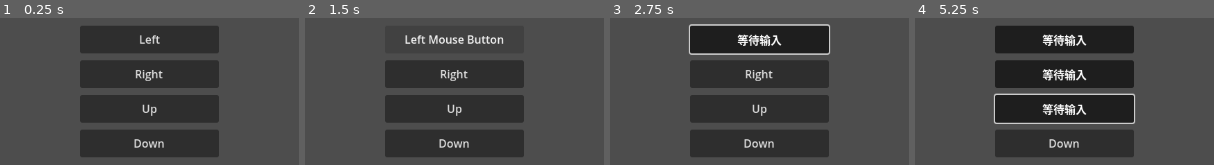
Above: before the commit, frames 1-4 (left to right).
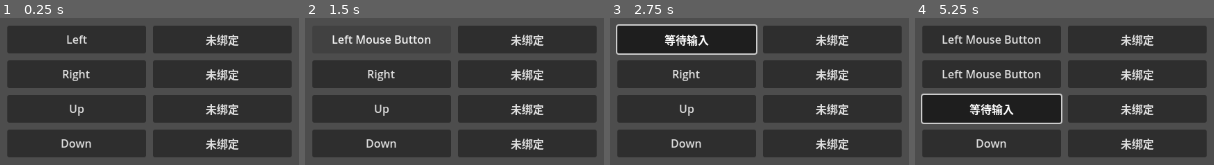
Above: after the commit, the same moments.

Repository: ER-MA/Godot-CameraController
Game: Godot game, scene res://remapper/InputMapper.tscn
Two runs of this game, one before a commit and one after it. Both use one fixed random seed, a clock stepped at 60 frames per second and the inputs below. This scene is started directly instead of the project's main scene.
Inputs:
- Up to frame 1 (0.25 s): no input
- Up to frame 2 (1.5 s): click "Left" at 0.5 s; click "等待输入" at 1.25 s
- Up to frame 3 (2.75 s): click "Left Mouse Button" at 2 s
- Up to frame 4 (5.25 s): click "Right" at 2.75 s; click "等待输入" at 3.5 s; click "Left Mouse Button" at 4.25 s; click "Up" at 5 s

The runs differ from the first frame. In frame 1, 38% of the frame differs, in the area x 2-98%, y 5-95%; in frame 2, 35%; in frame 3, 40%; in frame 4, 41%.

Commit message:
fix(InputRemapper): 修复自定义按键按钮焦点BUG，优化整体处理逻辑；

Diff:
--- a/remapper/InputMapper.tscn
+++ b/remapper/InputMapper.tscn
@@ -28,73 +28,145 @@
 grow_vertical = 2
 script = ExtResource("1_e1wqx")
 
-[node name="CameraLeft" type="Button" parent="." node_paths=PackedStringArray("input_mapper")]
+[node name="CameraLeft0" type="Button" parent="." node_paths=PackedStringArray("input_mapper")]
 layout_mode = 1
 anchors_preset = 8
 anchor_left = 0.5
 anchor_top = 0.5
 anchor_right = 0.5
 anchor_bottom = 0.5
-offset_left = -100.0
+offset_left = -205.0
 offset_top = -95.0
-offset_right = 100.0
+offset_right = -5.0
 offset_bottom = -55.0
 grow_horizontal = 2
 grow_vertical = 2
 script = ExtResource("1_tl1yr")
 input_mapper = NodePath("..")
-action = "camera_left"
+rebind_action = "camera_left"
 
-[node name="CameraRight" type="Button" parent="." node_paths=PackedStringArray("input_mapper")]
+[node name="CameraRight0" type="Button" parent="." node_paths=PackedStringArray("input_mapper")]
 layout_mode = 1
 anchors_preset = 8
 anchor_left = 0.5
 anchor_top = 0.5
 anchor_right = 0.5
 anchor_bottom = 0.5
-offset_left = -100.0
+offset_left = -205.0
 offset_top = -45.0
-offset_right = 100.0
+offset_right = -5.0
 offset_bottom = -5.0
 grow_horizontal = 2
 grow_vertical = 2
 script = ExtResource("1_tl1yr")
 input_mapper = NodePath("..")
-action = "camera_right"
+rebind_action = "camera_right"
 
-[node name="CameraUp" type="Button" parent="." node_paths=PackedStringArray("input_mapper")]
+[node name="CameraUp0" type="Button" parent="." node_paths=PackedStringArray("input_mapper")]
 layout_mode = 1
 anchors_preset = 8
 anchor_left = 0.5
 anchor_top = 0.5
 anchor_right = 0.5
 anchor_bottom = 0.5
-offset_left = -100.0
+offset_left = -205.0
 offset_top = 5.0
-offset_right = 100.0
+offset_right = -5.0
 offset_bottom = 45.0
 grow_horizontal = 2
 grow_vertical = 2
 script = ExtResource("1_tl1yr")
 input_mapper = NodePath("..")
-action = "camera_up"
+rebind_action = "camera_up"
 
-[node name="CameraDown" type="Button" parent="." node_paths=PackedStringArray("input_mapper")]
+[node name="CameraDown0" type="Button" parent="." node_paths=PackedStringArray("input_mapper")]
 layout_mode = 1
 anchors_preset = 8
 anchor_left = 0.5
 anchor_top = 0.5
 anchor_right = 0.5
 anchor_bottom = 0.5
-offset_left = -100.0
+offset_left = -205.0
 offset_top = 55.0
-offset_right = 100.0
+offset_right = -5.0
 offset_bottom = 95.0
 grow_horizontal = 2
 grow_vertical = 2
 script = ExtResource("1_tl1yr")
 input_mapper = NodePath("..")
-action = "camera_down"
+rebind_action = "camera_down"
+
+[node name="CameraLeft1" type="Button" parent="." node_paths=PackedStringArray("input_mapper")]
+layout_mode = 1
+anchors_preset = 8
+anchor_left = 0.5
+anchor_top = 0.5
+anchor_right = 0.5
+anchor_bottom = 0.5
+offset_left = 5.0
+offset_top = -95.0
+offset_right = 205.0
+offset_bottom = -55.0
+grow_horizontal = 2
+grow_vertical = 2
+script = ExtResource("1_tl1yr")
+input_mapper = NodePath("..")
+rebind_action = "camera_left"
+event_num = 1
+
+[node name="CameraRight1" type="Button" parent="." node_paths=PackedStringArray("input_mapper")]
+layout_mode = 1
+anchors_preset = 8
+anchor_left = 0.5
+anchor_top = 0.5
+anchor_right = 0.5
+anchor_bottom = 0.5
+offset_left = 5.0
+offset_top = -45.0
+offset_right = 205.0
+offset_bottom = -5.0
+grow_horizontal = 2
+grow_vertical = 2
+script = ExtResource("1_tl1yr")
+input_mapper = NodePath("..")
+rebind_action = "camera_right"
+event_num = 1
+
+[node name="CameraUp1" type="Button" parent="." node_paths=PackedStringArray("input_mapper")]
+layout_mode = 1
+anchors_preset = 8
+anchor_left = 0.5
+anchor_top = 0.5
+anchor_right = 0.5
+anchor_bottom = 0.5
+offset_left = 5.0
+offset_top = 5.0
+offset_right = 205.0
+offset_bottom = 45.0
+grow_horizontal = 2
+grow_vertical = 2
+script = ExtResource("1_tl1yr")
+input_mapper = NodePath("..")
+rebind_action = "camera_up"
+event_num = 1
+
+[node name="CameraDown1" type="Button" parent="." node_paths=PackedStringArray("input_mapper")]
+layout_mode = 1
+anchors_preset = 8
+anchor_left = 0.5
+anchor_top = 0.5
+anchor_right = 0.5
+anchor_bottom = 0.5
+offset_left = 5.0
+offset_top = 55.0
+offset_right = 205.0
+offset_bottom = 95.0
+grow_horizontal = 2
+grow_vertical = 2
+script = ExtResource("1_tl1yr")
+input_mapper = NodePath("..")
+rebind_action = "camera_down"
+event_num = 1
 
 [node name="InputTest" type="Node2D" parent="."]
 script = SubResource("GDScript_e1wqx")
--- a/remapper/input_mapper.gd
+++ b/remapper/input_mapper.gd
@@ -1,18 +1,21 @@
 extends Control
 class_name InputMapper
 
-const  KEYMAPS_PATH = "user://keymaps.dat" # 按键映射文件的保存路径（需要在高级设置的“应用->配置”中开启和设置用户自定义目录）
-var keymaps: Dictionary # 当前项目中所有动作和事件数组的键值对（动作数量取决于该脚本实例化时编辑器中的动作数量）
+signal action_changed(action: String) # 持有该节点的按钮通过这个信号告诉所有人哪个动作被更新了
+
+@export var keymaps_path: String = "user://keymaps.dat" ## 按键映射文件的保存路径（需要在高级设置的“应用->配置”中开启和设置用户自定义目录）
+var keymaps: Dictionary # 缓存当前项目中所有动作和事件数组的键值对（动作数量取决于该脚本实例化时编辑器中的动作数量）
 
 
-func _init() -> void:
-	# 缓存编辑器中的所有动作
-	_update_keymaps()
-	# 加载本地缓存的按键映射（子节点会自己在ready阶段更新文本）
-	load_keymaps()
+func _ready() -> void:
+	load_keymaps() # 加载本地缓存的按键映射（子节点会自己在ready阶段更新文本）
+	# 持有本节点的 remapper 脚本会在 ready 信号发出后更新所有文本
+	# 持有本节点的 remapper 脚本会在 action_changed 信号发出后更新对应 action 的文本
+	action_changed.connect(_on_action_changed) # 由本脚本将更新后的按键映射保存至本地
 
-func _ready() -> void:
-	pass
+
+func _on_action_changed(_action: String) -> void:
+	save_keymaps() # remapper 脚本更新后通知本脚本覆盖保存按键映射
 
 
 func _update_keymaps() -> void:
@@ -22,9 +25,13 @@
 
 
 func load_keymaps() -> void:
-	if FileAccess.file_exists(KEYMAPS_PATH): # 若文件存在于路径中
+	# 缓存编辑器中的所有动作到 keymaps
+	_update_keymaps()
+
+	# 若文件存在于路径中
+	if FileAccess.file_exists(keymaps_path):
 		# 开启并读取数据
-		var file: FileAccess = FileAccess.open(KEYMAPS_PATH, FileAccess.READ)
+		var file: FileAccess = FileAccess.open(keymaps_path, FileAccess.READ)
 		var local_keymaps: Dictionary = file.get_var(true) as Dictionary
 		file.close()
 
@@ -36,11 +43,17 @@
 					InputMap.action_add_event(action, event)
 				keymaps[action] = InputMap.action_get_events(action)
 
-	else: # 若文件不存在
-		save_keymaps() # 保存按键映射缓存到本地
+	# 若文件不存在
+	else:
+		# 保存按键映射到本地
+		save_keymaps()
+
 
 func save_keymaps() -> void:
-	_update_keymaps() # 先从编辑器更新，再缓存
-	var file: FileAccess = FileAccess.open(KEYMAPS_PATH, FileAccess.WRITE)
+	# 先从编辑器更新按键映射缓存 keymaps
+	_update_keymaps()
+	# 再写入文件
+	var file: FileAccess = FileAccess.open(keymaps_path, FileAccess.WRITE)
 	file.store_var(keymaps, true)
 	file.close()
+	print("save_keymaps")
--- a/remapper/remapper.gd
+++ b/remapper/remapper.gd
@@ -1,38 +1,84 @@
 extends Button
+class_name Remapper
 
 @export var input_mapper: InputMapper
-@export var action: String ## 操作的动作
-@export var event_num: int ## 操作动作的第 num 个事件
+@export var rebind_action: String ## 该按钮要重绑定的动作
+@export var event_num: int ## 该按钮要冲绑定的动作的第 num 个事件
+@export var cancel_action: String = "ui_cancel" ## 用于取消绑定的动作
+@export_group("显示内容")
+#下述 display_mode 功能还需要修改文本更新逻辑，暂时懒得做了。
+@export_enum("填充", "滞空") var display_mode: int = 0 ## 绑定按键的展示模式：[br]填充：第一个按键取消绑定后，后续按键顺位填充[br]滞空：按键始终显示在被绑定时的按钮上[br]！！！暂时不可用！！！
+@export var unbind: String = "未绑定" ## 未绑定按键时按钮显示的文本
+@export var wait_input: String = "等待输入" ## 等待输入时按钮显示的文本
+
+static var active_remapper: Remapper = null # 静态变量跟踪当前激活的remapper
 
 
 func _init() -> void:
 	toggle_mode = true # 设置按钮为切换模式
 
 func _ready() -> void:
-	update_text() # 更新文本（权宜之计，需要确保InputMapper比这里更早读取本地按键映射）
+	input_mapper.ready.connect(update_all_text) # 链接事件更新信号到文本更新函数（使 InputMapper 准备好后再执行初始化）
+	input_mapper.action_changed.connect(update_text) # 链接事件更新信号到文本更新函数
 
 func _toggled(toggled_on: bool) -> void:
 	if toggled_on:
+		# 关闭前一个激活的 remapper（防止出现多个按钮被同时激活的情况）
+		if Remapper.active_remapper and Remapper.active_remapper != self:
+			Remapper.active_remapper._cancel_binding()
+		Remapper.active_remapper = self
 		grab_focus()  # 确保获得焦点
-		text = "等待输入"
+		text = wait_input
 	else:
+		if Remapper.active_remapper == self:
+			Remapper.active_remapper = null
 		release_focus() # 放弃焦点
 
 func _gui_input(event: InputEvent) -> void: # 使用 _gui_input 确保所有键盘事件会优先进入此方法
-	if event.is_pressed() and button_pressed:
+	if event.is_pressed() and button_pressed and InputMap.has_action(rebind_action):
 		# 处理输入事件
-		InputMap.action_erase_events(action) # 从 action 对应的动作中擦除所有已绑定的事件
-		InputMap.action_add_event(action, event) # 将接收到的事件添加至 action 对应的动作中
-		# 更新状态
-		button_pressed = false # 关闭按钮（在 _toggle() 函数中会自动放弃焦点）
-		update_text() # 更新文本
-		input_mapper.save_keymaps() # 保存修改
-		# 阻止事件继续传播
-		accept_event()
 
-func update_text() -> void:
-	var events = InputMap.action_get_events(action)
-	if events.size() > event_num:
-		text = events[event_num].as_text()
-	else:
-		text = "未绑定"
+		# 填充模式
+		if display_mode == 0:
+			if InputMap.action_get_events(rebind_action).size() > event_num: # 若当前按钮对应的事件存在则擦除事件
+				InputMap.action_erase_event(rebind_action, InputMap.action_get_events(rebind_action)[event_num]) # 从 action 对应的动作中擦除当前绑定的事件
+			if not event.is_action(cancel_action): # 若为取消键则不添加事件
+				InputMap.action_add_event(rebind_action, event) # 将接收到的事件添加至 action 对应的动作中
+
+		# 滞留模式
+		elif display_mode == 1:
+			# ！！！无效！！！（InputMap 似乎不会接收空的 InputEvent。想要实现该功能应该还是需要修改文本显示部分的函数）
+			var events: Array = InputMap.action_get_events(rebind_action)
+			var empty_event: InputEvent = InputEventKey.new()
+			# 当事件数量不足时使用空事件扩展数组
+			while events.size() <= event_num:
+				events.append(empty_event)
+			# 替换当前按钮的事件为玩家输入的事件
+			if event.is_action(cancel_action):
+				events[event_num] = empty_event
+			else:
+				events[event_num] = event
+			# 按顺序重新写入事件到动作
+			InputMap.action_erase_events(rebind_action) # 清除动作中的所有事件
+			for e in events:
+				InputMap.action_add_event(rebind_action, e)
+				print(e)
+
+		_cancel_binding() # 更新状态
+		accept_event() # 阻止事件继续传播
+
+
+func _cancel_binding():
+	button_pressed = false # 关闭按钮（会触发 _toggle() 函数，并在其中放弃焦点）
+	input_mapper.action_changed.emit(rebind_action) # 发出信号，让所有同 action 的按钮更新文本，让 InputMapper 将修改后的按键映射保存到本地（虽然其可能并没有被更改，不过问题不大）
+
+
+func update_text(action: String) -> void:
+	if action == rebind_action:
+		if InputMap.action_get_events(action).size() > event_num:
+			text = InputMap.action_get_events(action)[event_num].as_text()
+		else:
+			text = unbind
+
+func update_all_text() -> void:
+	update_text(rebind_action)
